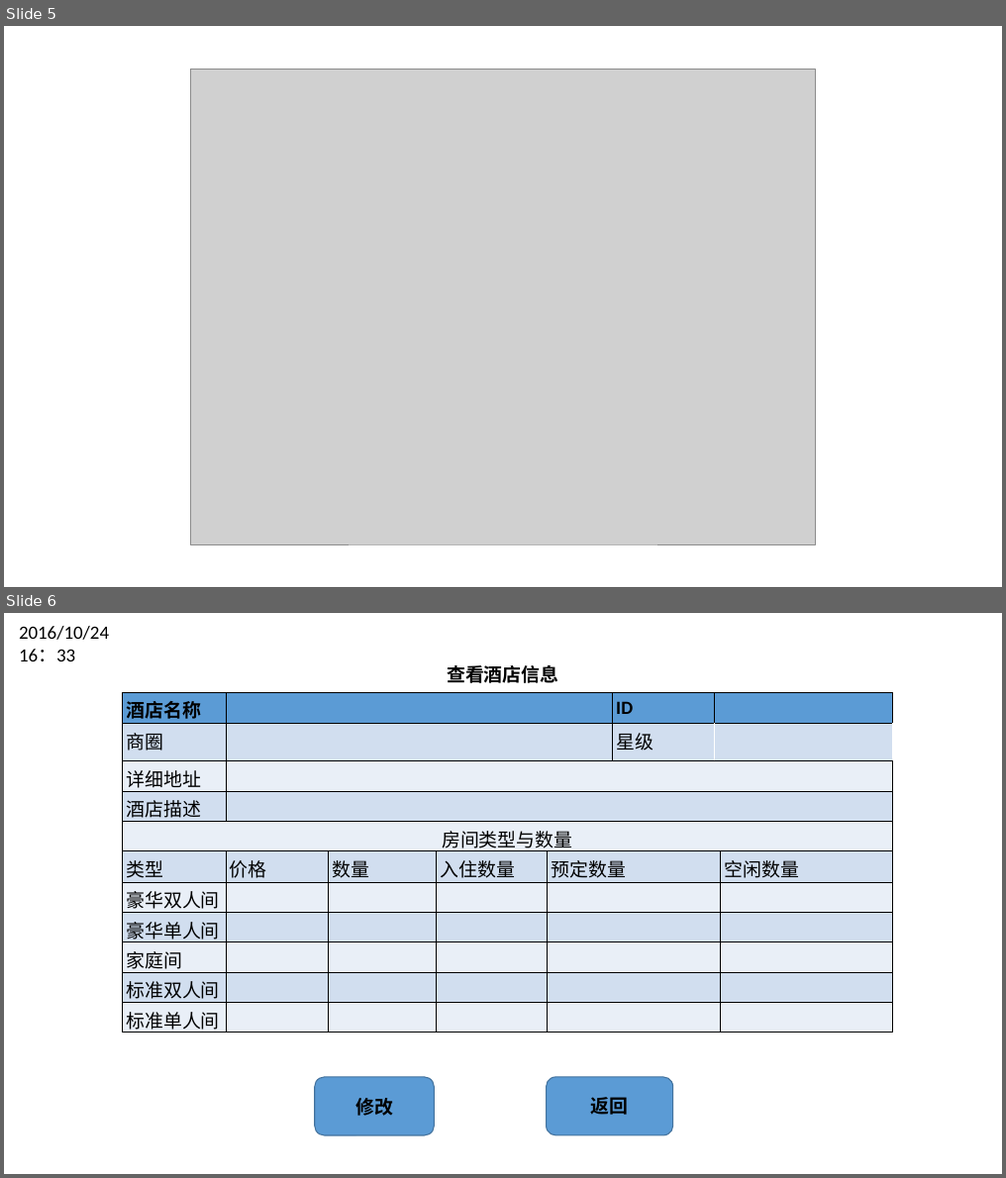
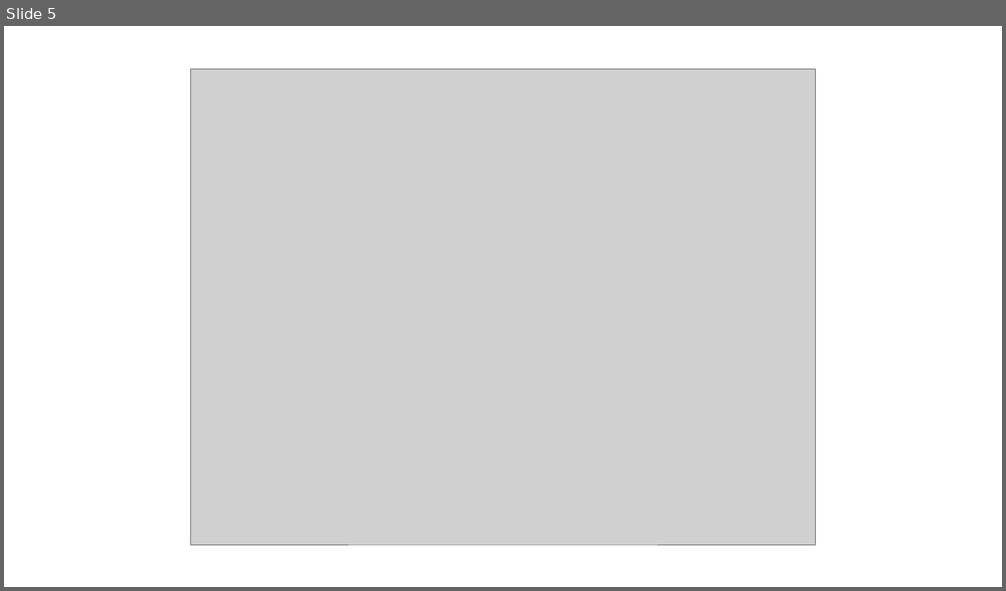
Before and after one commit to feiyunhuang/OHRS, a slide deck: 五：人机交互/酒店工作人员.pptx. Shown one above the other, each under a label of ours: slides 5 and 6 before the commit, slide 5 after it. The pictures are 1006x1178 and 1006x591 pixels, drawn with LibreOffice and Linux fonts; fonts in the diff are those of the drawing; grey boxes stand for pictures. Boxes give left, top, right and bottom in pixels: in the first picture for what was removed or moved away, otherwise in the second. Text is boxed around its words. In the diff, an @@ line names an element or a change of style, - is before the commit and + after.

```diff
--- a/五：人机交互/酒店工作人员.pptx
+++ b/五：人机交互/酒店工作人员.pptx
@@ slide 6 removed at <box>4,613,1002,1174</box>, background #FFFFFF @@
@@ text removed at <box>19,626,109,662</box> @@
-2016/10/24 16：33
@@ text removed at <box>447,665,558,683</box> @@
-查看酒店信息
@@ table removed at <box>122,692,893,1037</box>, 11 rows, 8 columns @@
-酒店名称 |  |  |  |  | ID |  | 
-商圈 |  |  |  |  | 星级 |  | 
-详细地址 |  |  |  |  |  |  | 
-酒店描述 |  |  |  |  |  |  | 
-房间类型与数量 |  |  |  |  |  |  | 
-类型 | 价格 | 数量 | 入住数量 | 预定数量 |  |  | 空闲数量
-豪华双人间 |  |  |  |  |  |  | 
-豪华单人间 |  |  |  |  |  |  | 
-家庭间 |  |  |  |  |  |  | 
-标准双人间 |  |  |  |  |  |  | 
-标准单人间 |  |  |  |  |  |  | 
@@ table removed at <box>153,832,851,957</box>, 4 rows, 4 columns @@
-酒店名称 |  | 商圈 | 
-详细地址 |  | 星级 | 
-描述 |  |  | 
- |  |  | 
@@ rounded rectangle removed at <box>315,1077,435,1136</box> @@
-修改
@@ rounded rectangle removed at <box>546,1077,672,1136</box> @@
-返回
```
Also in this commit, not shown: 3 other slides removed.
